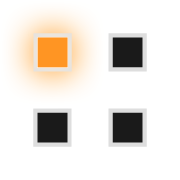
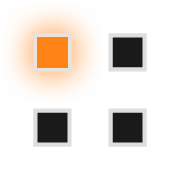
Before/after of a 180×180 layered artwork. What changed in the layer stack:
pixels changed over box(18, 18, 87, 87) (layer not identified)
